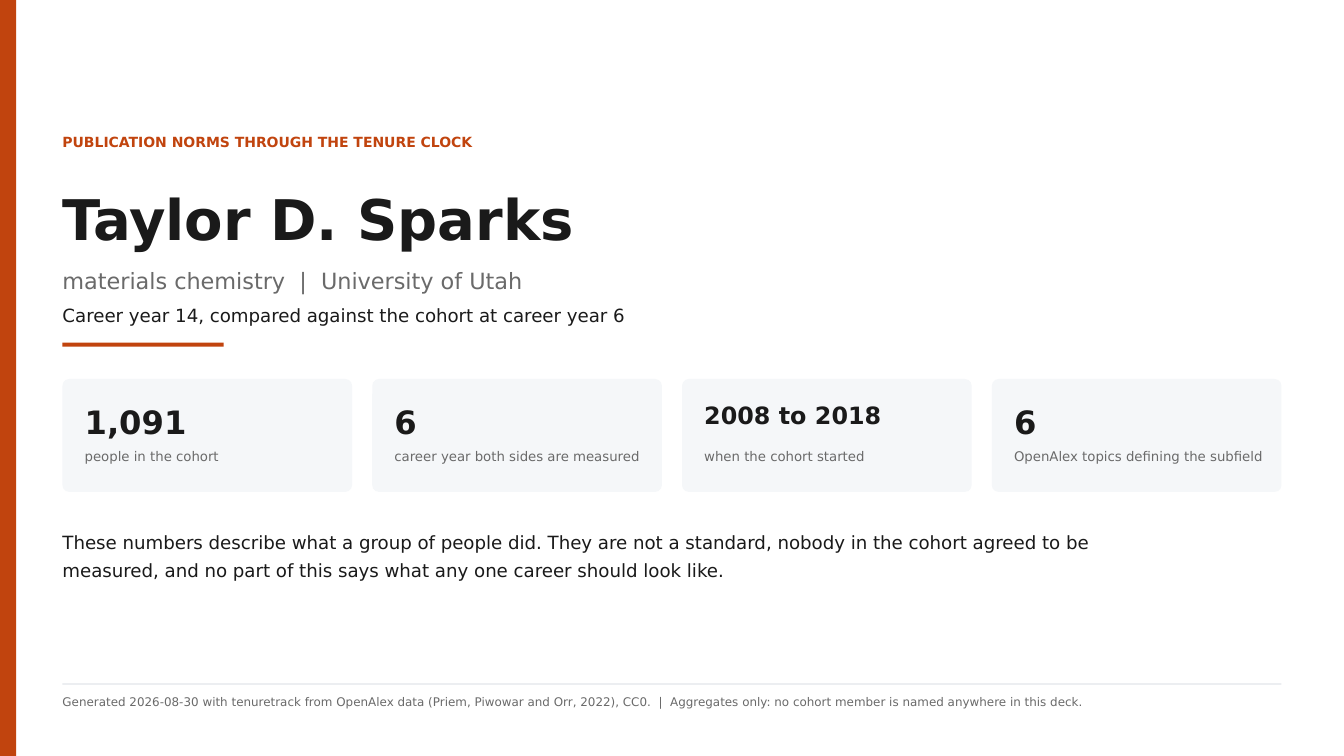
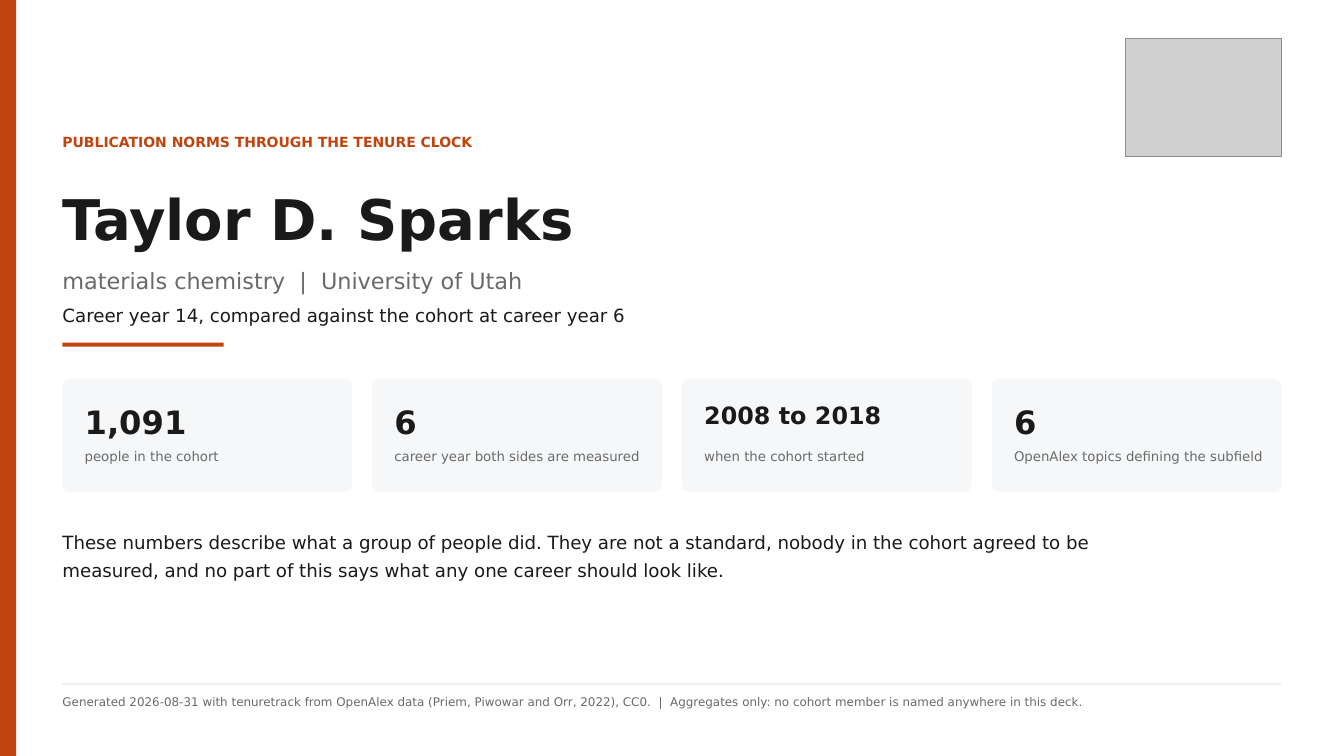
Before and after one commit to sp8rks/tenuretrack, a slide deck: slide 1 of examples/taylor-sparks/results/taylor-d-sparks.pptx. Drawn at 1344x756 pixels with LibreOffice and Linux fonts; fonts in the diff are those of the drawing; grey boxes stand for pictures. Boxes give left, top, right and bottom in pixels: in the first picture for what was removed or moved away, otherwise in the second. Text is boxed around its words. In the diff, an @@ line names an element or a change of style, - is before the commit and + after.

```diff
--- a/examples/taylor-sparks/results/taylor-d-sparks.pptx
+++ b/examples/taylor-sparks/results/taylor-d-sparks.pptx
@@ picture added at <box>1125,38,1281,157</box> @@
@@ text at <box>62,697,1082,709</box>: text changed @@
-Generated 2026-08-30 with tenuretrack from OpenAlex data (Priem, Piwowar and Orr, 2022), CC0. | Aggregates only: no cohort member is named anywhere in this deck.
+Generated 2026-08-31 with tenuretrack from OpenAlex data (Priem, Piwowar and Orr, 2022), CC0. | Aggregates only: no cohort member is named anywhere in this deck.
```
Also in this commit, not shown: 1 other slide changed, 23 other files.
